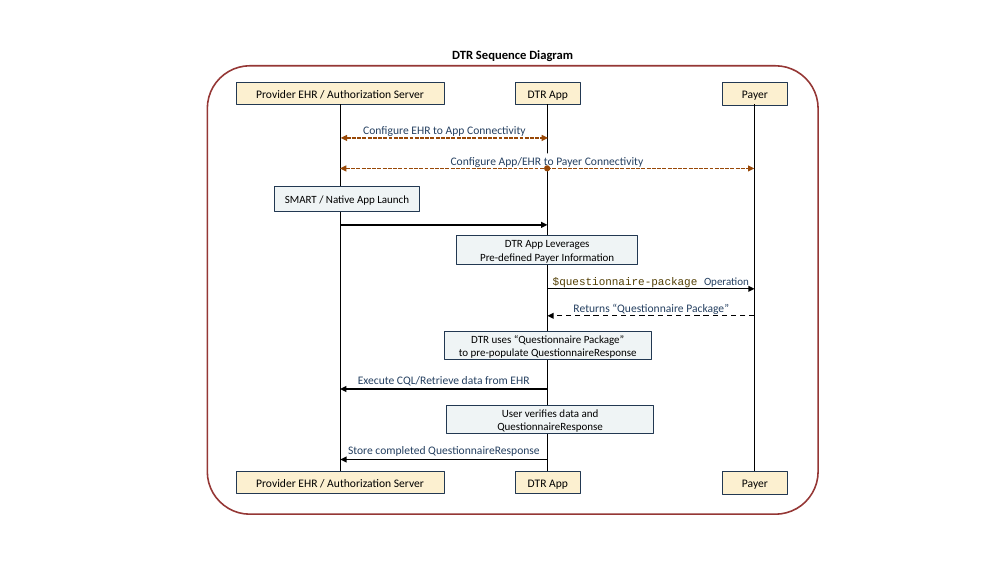
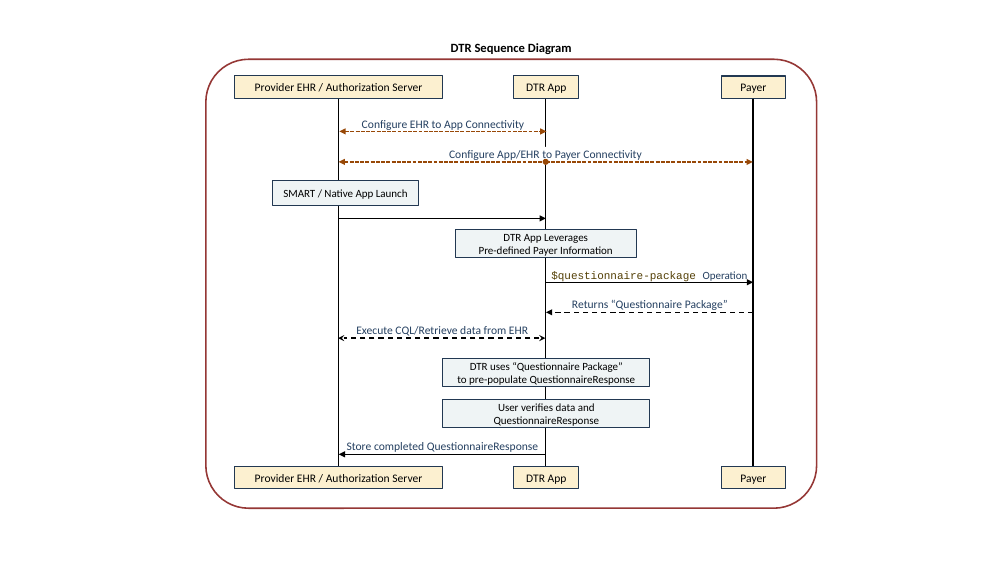
Before and after one commit to HL7/davinci-dtr, a slide deck: slide 2 of input/images-source/CRD_DTR_Flow.pptx. Drawn at 1008x567 pixels with LibreOffice and Linux fonts; fonts in the diff are those of the drawing. Boxes give left, top, right and bottom in pixels: in the first picture for what was removed or moved away, otherwise in the second. Text is boxed around its words. In the diff, an @@ line names an element or a change of style, - is before the commit and + after.

```diff
--- a/input/images-source/CRD_DTR_Flow.pptx
+++ b/input/images-source/CRD_DTR_Flow.pptx
@@ line moved from (340, 104) - (340, 473) to (339, 98) - (339, 481) @@
@@ line moved from (547, 104) - (547, 473) to (546, 98) - (546, 481) @@
@@ line moved from (755, 104) - (755, 473) to (753, 99) - (753, 482) @@
@@ 9 rectangles, 6 arrows, 5 texts, 1 rounded rectangle, 1 double arrow, 1 ellipse: place and size @@
-9 rectangles, 6 arrows, 5 texts, 1 rounded rectangle, 1 double arrow, 1 ellipse at [207, 50, 818, 514]
+9 rectangles, 6 arrows, 5 texts, 1 rounded rectangle, 1 double arrow, 1 ellipse at [206, 43, 817, 508]
@@ text "Execute CQL/Retrieve data from EHR": place and size @@
-text "Execute CQL/Retrieve data from EHR" at [358, 376, 529, 386]
+text "Execute CQL/Retrieve data from EHR" at [356, 326, 528, 336]
@@ arrow moved from (340, 389) - (547, 389) to (545, 338) - (338, 338) @@
@@ arrow (545, 338) - (338, 338): arrow to double arrow; stroke #000000 1.25 pt to #000000 1.25 pt dashed @@
@@ rectangle "DTR uses “Questionnaire Package”": place and size @@
-rectangle "DTR uses “Questionnaire Package”" at [445, 332, 652, 360]
+rectangle "DTR uses “Questionnaire Package”" at [443, 358, 650, 386]
@@ rectangle "User verifies data and QuestionnaireResponse": place and size @@
-rectangle "User verifies data and QuestionnaireResponse" at [447, 406, 654, 434]
+rectangle "User verifies data and QuestionnaireResponse" at [443, 400, 650, 428]
```
Also in this commit, not shown: 1 other slide changed.
